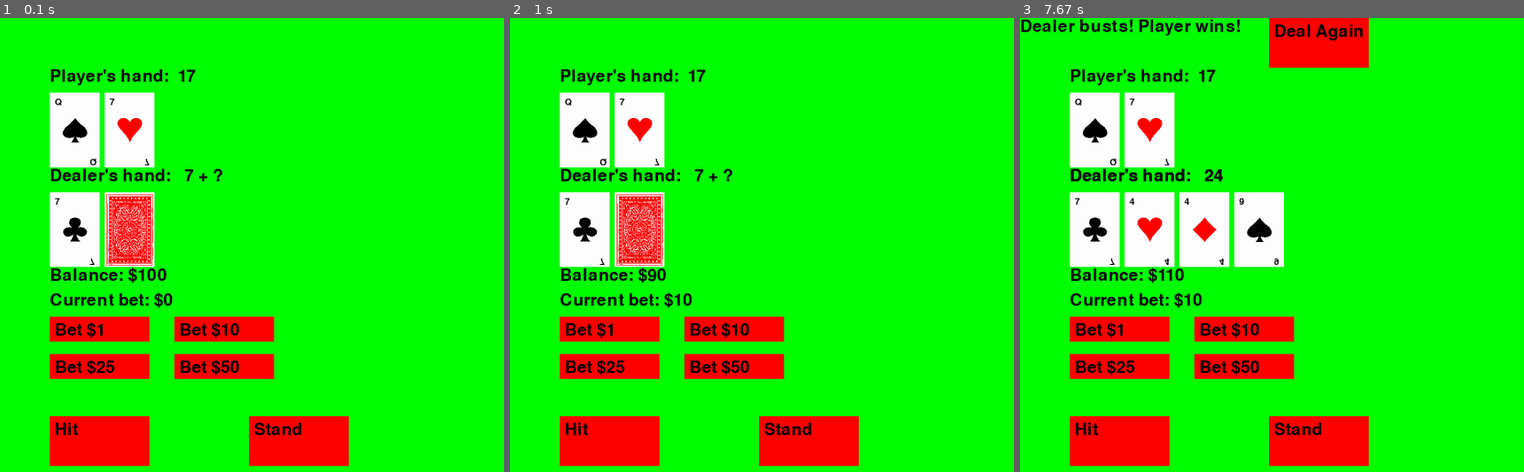
Above: before the commit, frames 1-3 (left to right).
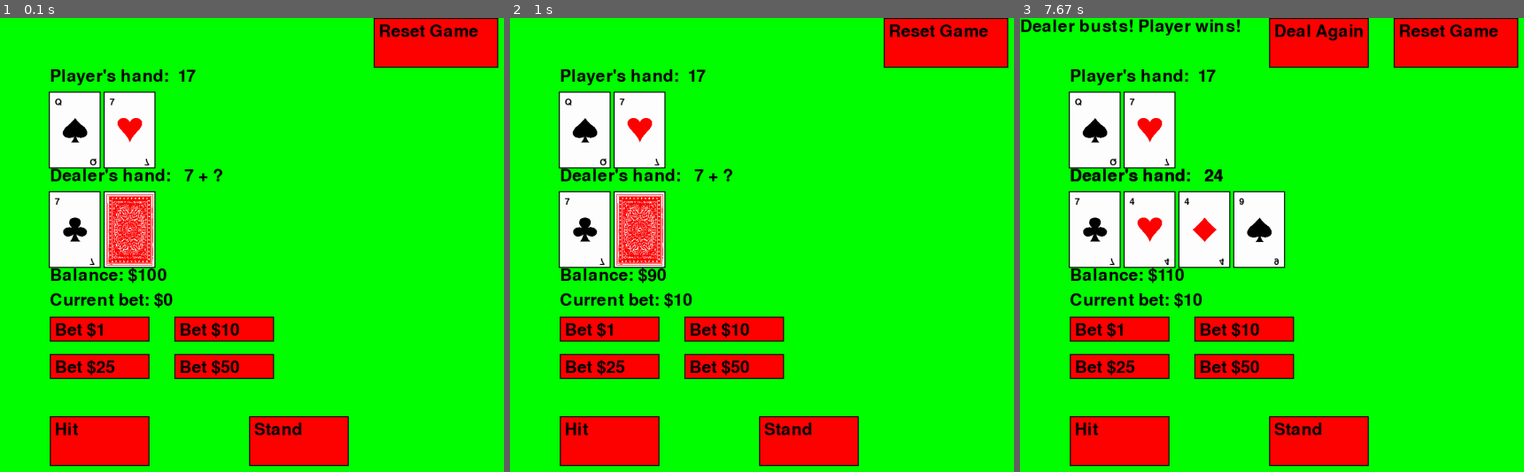
Above: after the commit, the same moments.

Repository: turnertrowbridge/PyGame_Blackjack
Game: pygame game, started from main.py
Two runs of this game, one before a commit and one after it. Both use one fixed random seed, a clock stepped at 60 frames per second and the inputs below.
Inputs (mouse positions are in pixels of both pictures, inside the frame that each line leads up to):
- Up to frame 1 (0.1 s): no input
- Up to frame 2 (1 s): click "Player's hand: 17" at 0.38 s; click (716, 322) at 0.72 s
- Up to frame 3 (7.67 s): click "Stand" at 7.55 s

The runs differ from the first frame. In frame 1, 4.8% of the frame differs, in the area x 9-99%, y 0-99%; in frame 2, 4.8%; in frame 3, 5.4%.

Commit message:
Added borders to ui elements

Diff:
--- a/game.py
+++ b/game.py
@@ -23,6 +23,10 @@
         self.BET_50_BUTTON = [350, 675, 200, 50]
         self.bet_paid = False
         self.win_status = None
+        self.RESET_GAME_BUTTON = [750, 0, 250, 100]
+        self.CONFIRM_RESET_BUTTON = [300, 300, 200, 100]
+        self.CANCEL_RESET_BUTTON = [650, 300, 200, 100]
+        self.show_reset_prompt = False
 
     def is_button_clicked(self, button, mouse_pos):
         return (button[0] <= mouse_pos[0] <= (button[0] + button[2]) and
@@ -36,18 +40,26 @@
                 if not self.game_over:
                     if self.is_button_clicked(self.HIT_BUTTON, event.pos):
                         self.player_hand.append(self.deck.deal_card())
-                    elif self.is_button_clicked(self.STAND_BUTTON, event.pos):
+                    if self.is_button_clicked(self.STAND_BUTTON, event.pos):
                         while self.calculate_total(self.dealer_hand) < 17:
                             self.dealer_hand.append(self.deck.deal_card())
                         self.game_over = True
-                    elif self.is_button_clicked(self.BET_1_BUTTON, event.pos):
+                    if self.is_button_clicked(self.BET_1_BUTTON, event.pos):
                         self.place_bet(1)
-                    elif self.is_button_clicked(self.BET_10_BUTTON, event.pos):
+                    if self.is_button_clicked(self.BET_10_BUTTON, event.pos):
                         self.place_bet(10)
-                    elif self.is_button_clicked(self.BET_25_BUTTON, event.pos):
+                    if self.is_button_clicked(self.BET_25_BUTTON, event.pos):
                         self.place_bet(25)
-                    elif self.is_button_clicked(self.BET_50_BUTTON, event.pos):
+                    if self.is_button_clicked(self.BET_50_BUTTON, event.pos):
                         self.place_bet(50)
+                    if self.is_button_clicked(self.RESET_GAME_BUTTON, event.pos):
+                        self.show_reset_prompt = True
+                    if self.show_reset_prompt:
+                        if self.is_button_clicked(self.CONFIRM_RESET_BUTTON, event.pos):
+                            self.reset_game()
+                            self.show_reset_prompt = False
+                        elif self.is_button_clicked(self.CANCEL_RESET_BUTTON, event.pos):
+                            self.show_reset_prompt = False
 
                 if self.game_over:
                     if self.is_button_clicked(self.RESET_BUTTON, event.pos):
@@ -97,6 +109,20 @@
                   self.current_bet}", 100, 550)
         draw_text(self.screen, self.font, f"Balance: ${
                   self.player_balance}", 100, 500)
+
+        # Draw reset game button
+        draw_button(self.screen, self.font, "Reset Game",
+                    *self.RESET_GAME_BUTTON)
+        if self.show_reset_prompt:
+            pygame.draw.rect(self.screen, (0, 0, 0), (180, 180, 840, 320))
+            pygame.draw.rect(self.screen, (255, 255, 255),
+                             (200, 200, 800, 280))
+            draw_text(self.screen, self.font,
+                      "Are you sure you want to reset the game?", 250, 250)
+            draw_button(self.screen, self.font, "Yes",
+                        *self.CONFIRM_RESET_BUTTON)
+            draw_button(self.screen, self.font, "No",
+                        *self.CANCEL_RESET_BUTTON)
 
         if self.game_over:
             player_total = self.calculate_total(self.player_hand)
@@ -161,6 +187,10 @@
         self.win_status = None
         self.bet_paid = False
 
+    def reset_game(self):
+        self.player_balance = 100
+        self.new_deal()
+
     def place_bet(self, amount):
         if self.player_balance >= amount:
             self.player_balance -= amount
--- a/ui.py
+++ b/ui.py
@@ -7,13 +7,19 @@
 
 
 def draw_button(screen, font, text, x, y, width, height, color=(255, 0, 0)):
-    pygame.draw.rect(screen, color, (x, y, width, height))
+    pygame.draw.rect(screen, (0, 0, 0), (x, y, width, height),
+                     2)  # Draw black border
+    pygame.draw.rect(screen, color, (x + 2, y + 2, width - 4,
+                     height - 4))  # Draw button background
     draw_text(screen, font, text, x + 10, y + 10)
 
 
 def draw_card(screen, font, card, x, y, card_color=(255, 255, 255), text_color=(0, 0, 0)):
-    pygame.draw.rect(screen, card_color, (x, y, 100, 150))
-    # draw_text(screen, font, card[1], x + 10, y + 50, text_color)  # Suit name
+    width, height = 100, 150
+    pygame.draw.rect(screen, (0, 0, 0), (x - 2, y - 2, width + 4, height + 4),
+                     2)  # Draw black border
+    pygame.draw.rect(screen, card_color, (x, y, width,
+                     height))  # Draw button background
     draw_text(screen, font, card[2], x + 10, y + 10, text_color)  # top left
 
     # draw bottom right upside down
@@ -28,6 +34,8 @@
 
 
 def draw_hidden_card(screen, font, x, y):
+    width, height = 100, 150
+    pygame.draw.rect(screen, (0, 0, 0), (x - 2, y - 2, width + 4, height + 4), 2)  # Draw black border
     card_back = pygame.image.load("./images/card_back.png")
-    card_back = pygame.transform.scale(card_back, (100, 150))
+    card_back = pygame.transform.scale(card_back, (width, height))
     screen.blit(card_back, (x, y))
